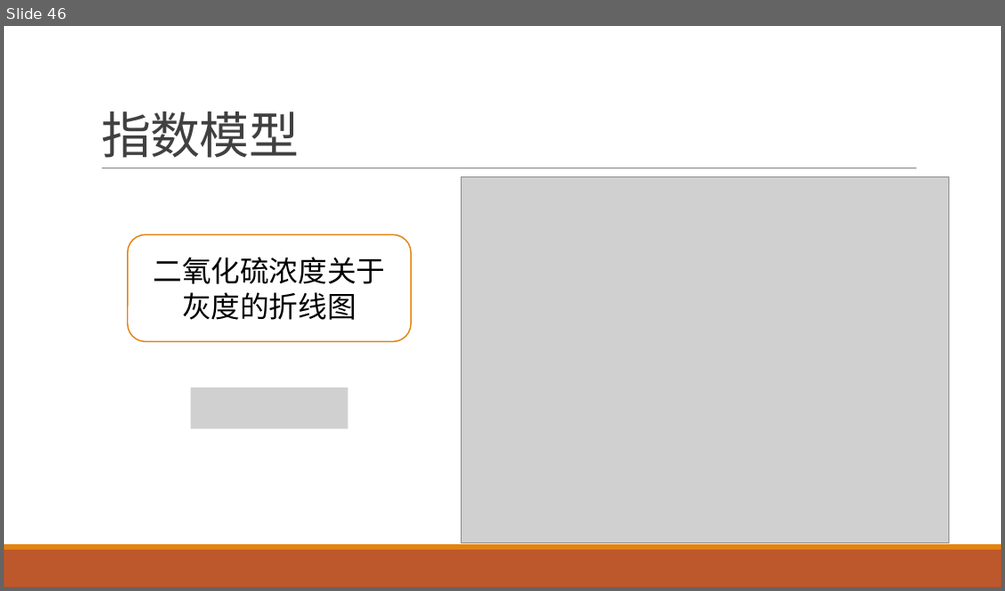
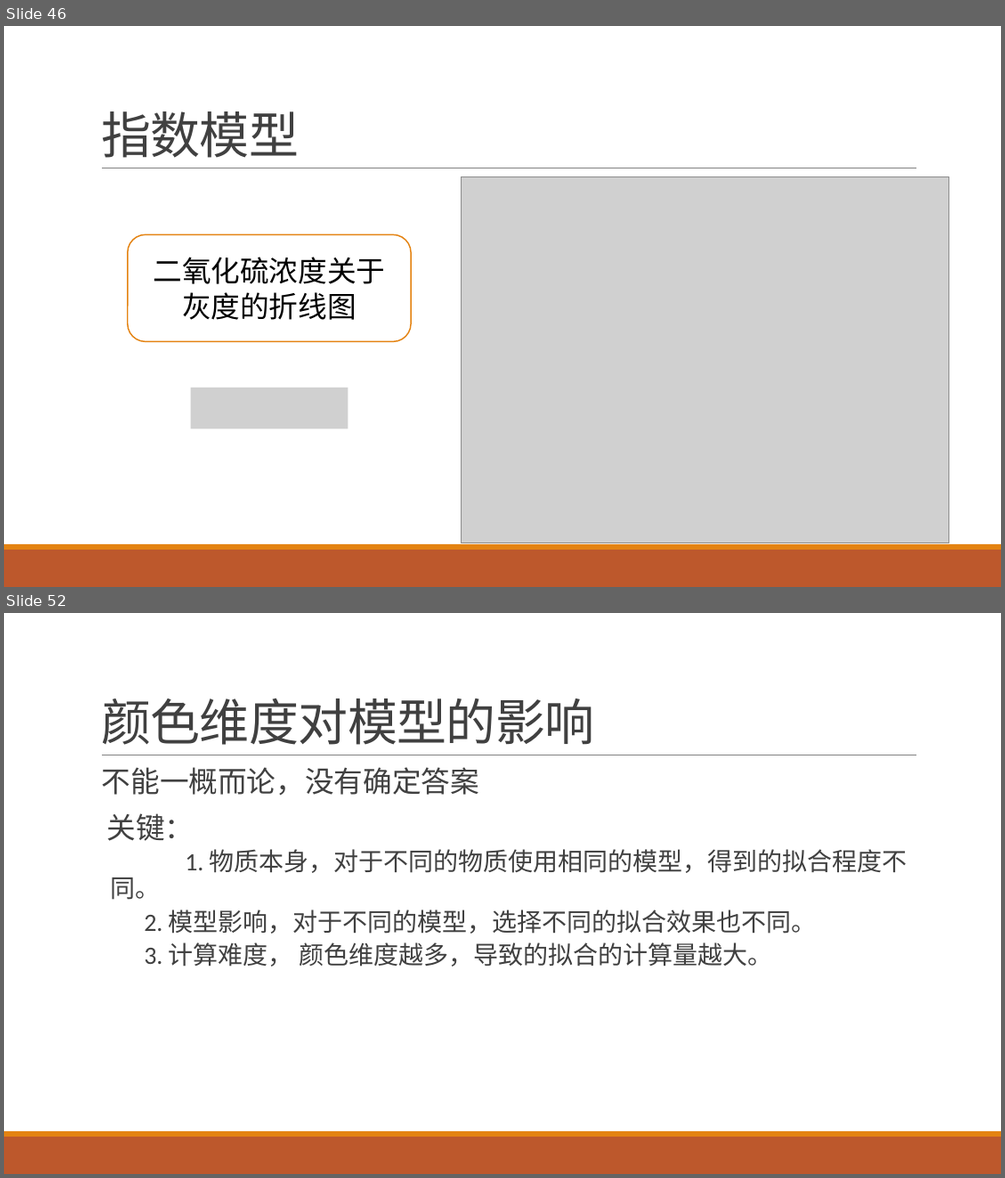
Before and after one commit to yuanjingsong/MCM_Homework, a slide deck: PreG21.pptx. Shown one above the other, each under a label of ours: slide 46 before the commit, slides 46 and 52 after it; the slides between them are not shown. The pictures are 1005x591 and 1005x1178 pixels, drawn with LibreOffice and Linux fonts; fonts in the diff are those of the drawing; grey boxes stand for pictures. Boxes give left, top, right and bottom in pixels: in the first picture for what was removed or moved away, otherwise in the second. Text is boxed around its words. In the diff, an @@ line names an element or a change of style, - is before the commit and + after.

```diff
--- a/PreG21.pptx
+++ b/PreG21.pptx
@@ slide 52 added at <box>4,613,1001,1174</box>, background #FFFFFF; not listed: 3 template elements that a slide beside it also shows @@
@@ title added at <box>101,698,595,745</box>, 48 pt, text #404040 @@
+颜色维度对模型的影响
@@ text added at <box>102,767,907,966</box>, 24 pt, text #404040 @@
+  不能一概而论，没有确定答案
+关键：
+  1. 物质本身，对于不同的物质使用相同的模型，得到的拟合程度不同。
+  2. 模型影响，对于不同的模型，选择不同的拟合效果也不同。
+  3. 计算难度， 颜色维度越多，导致的拟合的计算量越大。
```
Also in this commit, not shown: 13 slides changed, 3 other slides added.
